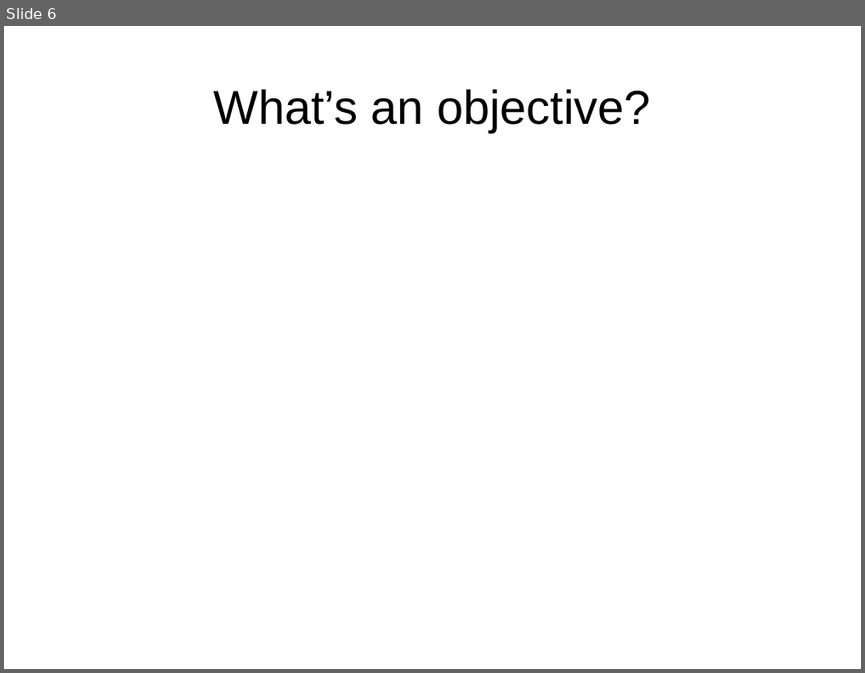
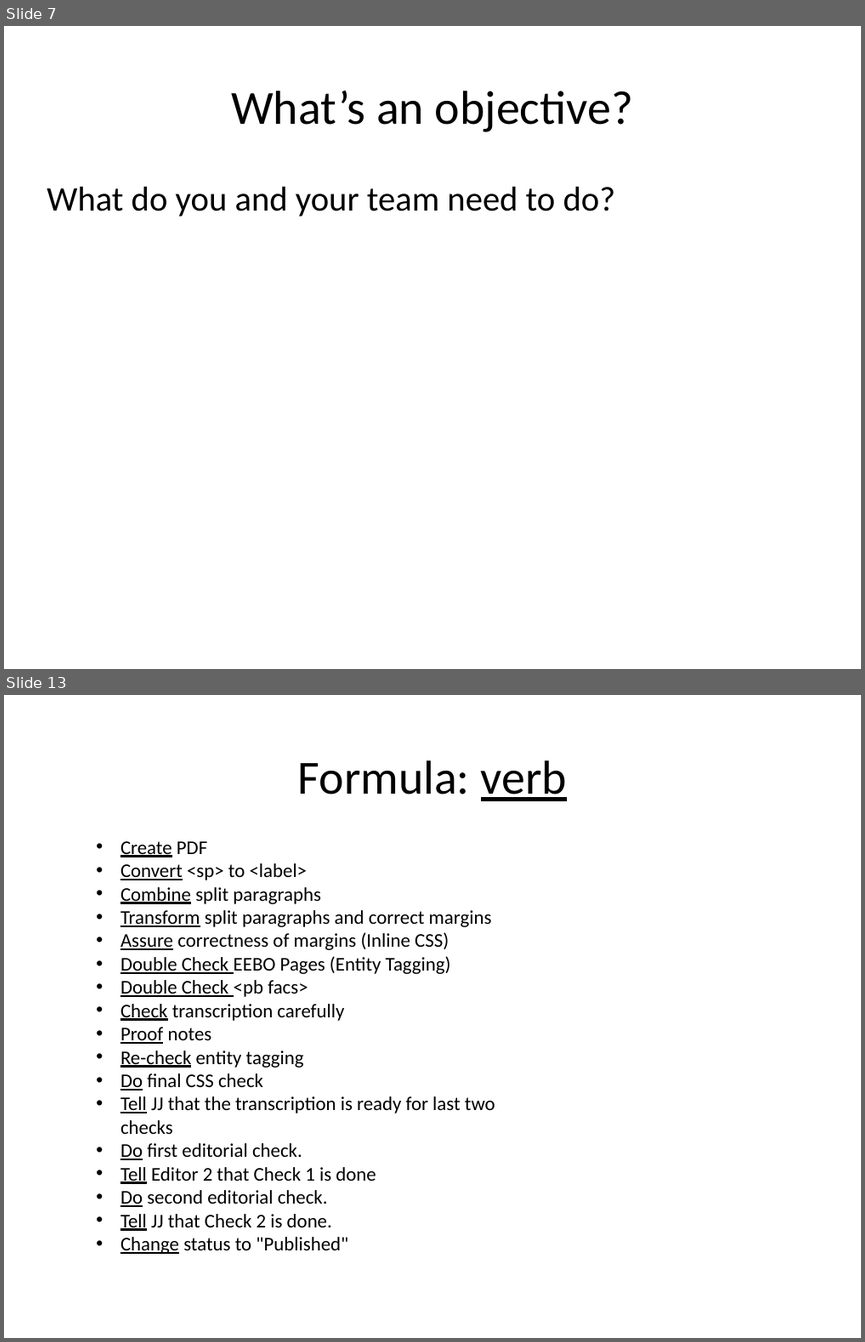
Before and after one commit to projectEndings/Endings, a slide deck: presentations/dhsi2019/using_releases_to_stick_to_project_plan.odp. Shown one above the other, each under a label of ours: slide 6 before the commit, slides 7 and 13 after it; the slides between them are not shown. The pictures are 865x673 and 865x1342 pixels, drawn with LibreOffice and Linux fonts; fonts in the diff are those of the drawing; background and template pictures are left out. Boxes give left, top, right and bottom in pixels: in the first picture for what was removed or moved away, otherwise in the second. Text is boxed around its words. In the diff, an @@ line names an element or a change of style, - is before the commit and + after.

```diff
--- a/presentations/dhsi2019/using_releases_to_stick_to_project_plan.odp
+++ b/presentations/dhsi2019/using_releases_to_stick_to_project_plan.odp
@@ slide 13 added at (4, 695, 861, 1338), background #FFFFFF @@
@@ title added at (298, 760, 567, 801), 44 pt, text #000000 @@
+Formula: verb
@@ free added at (89, 808, 517, 1259), 18 pt, text #000000 @@
+• Create PDF
+• Convert <sp> to <label>
+• Combine split paragraphs
+• Transform split paragraphs and correct margins
+• Assure correctness of margins (Inline CSS)
+• Double Check EEBO Pages (Entity Tagging)
+• Double Check <pb facs>
+• Check transcription carefully
+• Proof notes
+• Re-check entity tagging
+• Do final CSS check
+• Tell JJ that the transcription is ready for last two checks
+• Do first editorial check.
+• Tell Editor 2 that Check 1 is done
+• Do second editorial check.
+• Tell JJ that Check 2 is done.
+• Change status to "Published"
@@ what was slide 6 is now slide 7 @@
@@ slide 7 changed as well @@
@@ title "What’s an objective?" at (231, 91, 633, 132): font Arial to Calibri; alignment centre to left @@
@@ text added at (46, 186, 616, 216), 32 pt, text #000000 @@
+What do you and your team need to do?
```
Also in this commit, not shown: 8 other slides changed, 19 other slides added, 1 slide removed, 1 other file.
